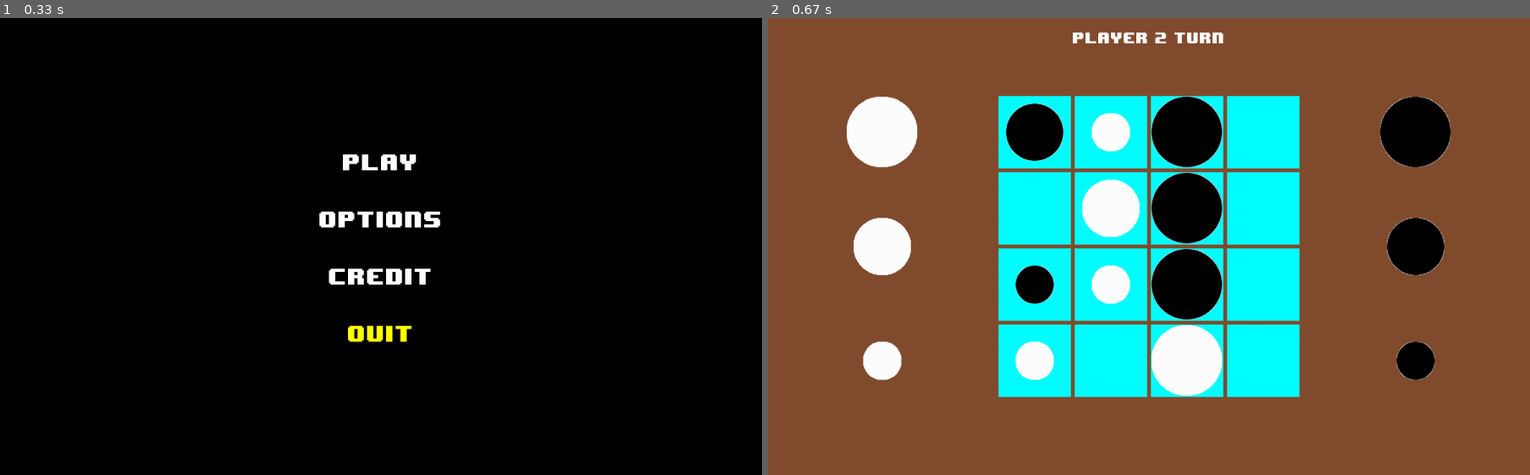
Above: before the commit, frames 1-2 (left to right).
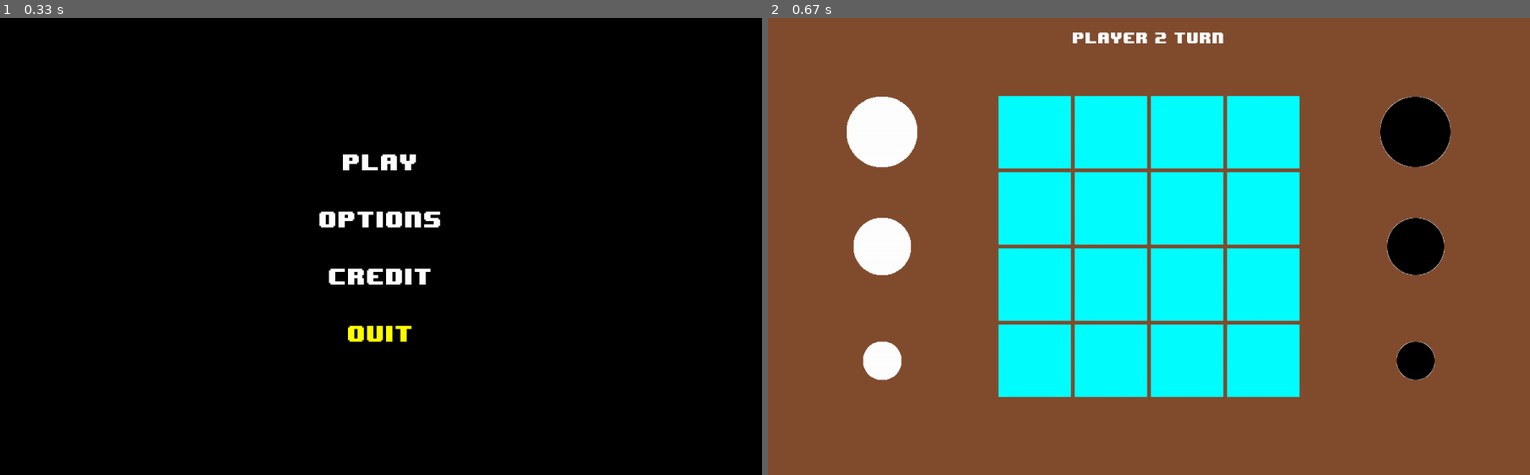
Above: after the commit, the same moments.

Repository: MohammadDallash/Gobblet-Ai-PYgame
Game: pygame game, started from main.py
Same seed, same stepped clock (60 frames per second), same inputs: the game is played once before the commit and once after it.
Inputs (mouse positions are in pixels of both pictures, inside the frame that each line leads up to):
- Up to frame 1 (0.33 s): no input
- Up to frame 2 (0.67 s): click (1149, 159) at 0.38 s

Frame 1 is identical in both runs. In frame 2, 7.6% of the frame differs, in the area x 31-60%, y 3-83%.

Commit message:
Code refactors and some comments.

Diff:
--- a/states/option.py
+++ b/states/option.py
@@ -118,8 +118,6 @@
                 self.cur_option = i
 
 
-
-
         if(actions['Esc']):
            self.exit_state()
         if(actions['enter']):
--- a/states/playing.py
+++ b/states/playing.py
@@ -1,7 +1,16 @@
 from states.state import State
 from util.sprite import Spritesheet
 from util.tile import TileMap
+import pygame
 
+# pieces for each color.
+EMPTY_TILE = -1
+BLACK_SMALL = 0
+BLACK_MEDIUM = 2
+BLACK_LARGE = 4
+WHITE_SMALL = 1
+WHITE_MEDIUM = 3
+WHITE_LARGE = 5
 
 
 class Playing(State):
@@ -9,34 +18,30 @@
         State.__init__(self, game)
         self.spritesheet = Spritesheet('assets\sprites\sprites.png')
         self.map = TileMap('assets\sprites\map.csv', self.spritesheet)
-        self.turn = 1
-        self.players_names = ['player 1', 'player 2']
+        self.turn = 1 # player 1 starts the game
+        self.players_names = ['Player 1', 'Player 2']
         self.turn_text =  self.players_names[self.turn] + ' Turn'
-                                                                       ## 1 3 5
-        self.board = [[2,1,4,-1],[-1,3,4,-1], [0,1,4,-1],[1,-1,5,-1]] ## 0 2 4 for sizes and odd even for black, white
-
-
-
-
-
-
-
+        # Initial board (for testing)
+        self.board = [
+                    [BLACK_LARGE,WHITE_SMALL, BLACK_LARGE,EMPTY_TILE],
+                    [EMPTY_TILE, WHITE_MEDIUM,BLACK_LARGE,EMPTY_TILE],
+                    [BLACK_SMALL,WHITE_SMALL, BLACK_LARGE,EMPTY_TILE],
+                    [WHITE_SMALL,EMPTY_TILE,  WHITE_LARGE,EMPTY_TILE]]
 
     def update(self, delta_time, actions):
-        self.map.reconstruct_map(self.board)
+        # draw an image only if a new event happens (like mouse movement).
+        if len(pygame.event.get())>0:
+            self.map.reconstruct_map(self.board)
 
         if(actions['Esc']):
            self.exit_state()
 
-
-
     def render(self,display):
         display.fill(self.game.BROWN)
+        # display a the current turn text on the top of the screen.
         self.helper.draw_text(display,self.turn_text,self.game.WHITE ,20, self.game.DISPLAY_W / 2, 30)
-        self.map.draw_map_on_canvis(display)
 
-
-
+        self.map.draw_map_on_canvas(display)
 
     def enter_state(self):
         super().enter_state()
--- a/util/tile.py
+++ b/util/tile.py
@@ -44,7 +44,7 @@
 
 
 
-    def draw_map_on_canvis(self, surface):
+    def draw_map_on_canvas(self, surface):
         surface.blit(self.map_surface, (0, 0))
         surface.blit(self.board_surface, (0, 0))
 
